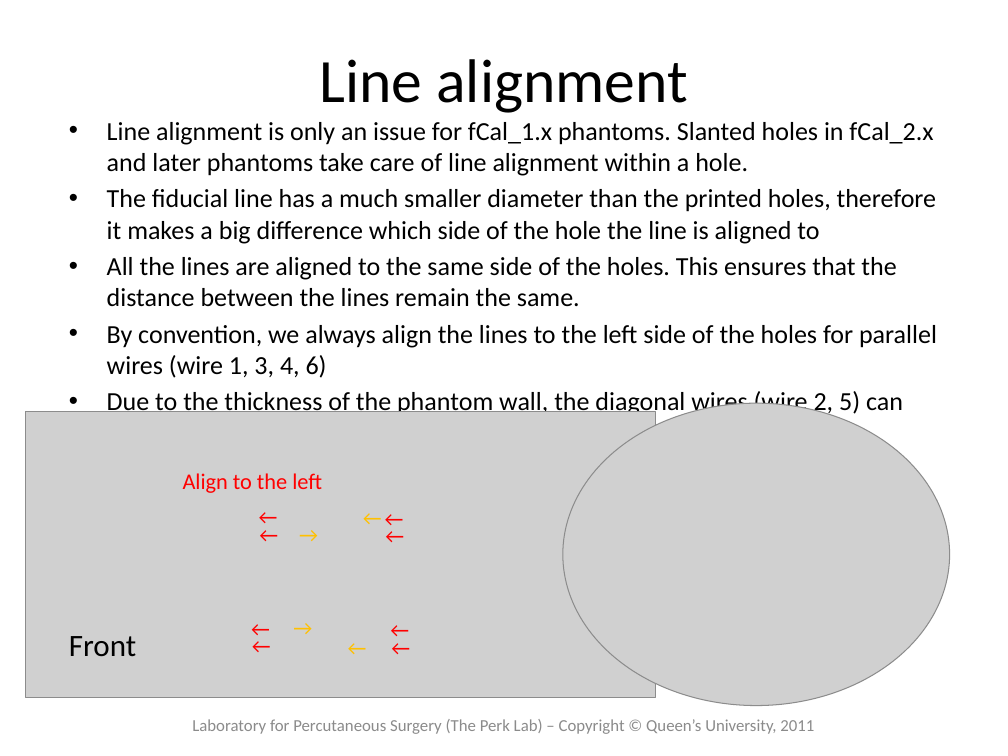
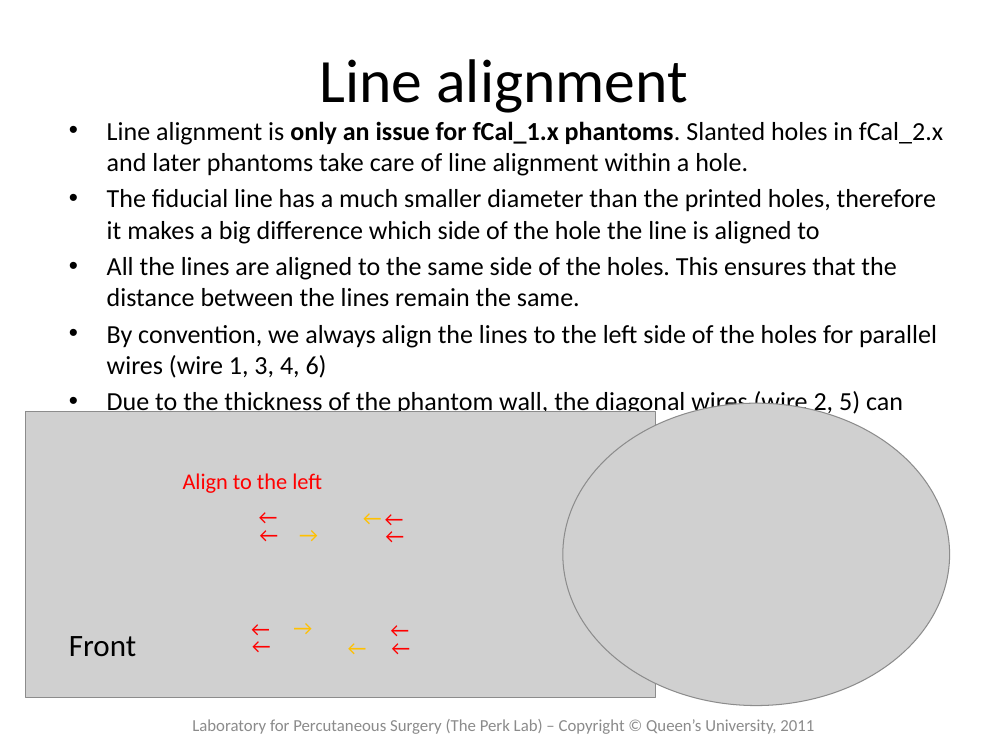
Before and after one commit to thewtex/Plus, a slide deck: slide 8 of doc/tutorials/PlusTutorialBuildingfCalPhantom.pptx (slide 6 before the commit). Drawn at 1008x756 pixels with LibreOffice and Linux fonts; fonts in the diff are those of the drawing; grey boxes stand for pictures. Boxes give left, top, right and bottom in pixels: in the first picture for what was removed or moved away, otherwise in the second. Text is boxed around its words. In the diff, an @@ line names an element or a change of style, - is before the commit and + after.

Commit message:
re #712: Updated fCal phantom building tutorial (new links, move obsolete fCal 1.x info to the appendix)

```diff
--- a/doc/tutorials/PlusTutorialBuildingfCalPhantom.pptx
+++ b/doc/tutorials/PlusTutorialBuildingfCalPhantom.pptx
@@ text at (x1=107, y1=121, x2=943, y2=176): bold on in "only an issue for fCal_1.x phantoms." @@
```
Also in this commit, not shown: 4 other slides changed, 2 slides added, 2 other files.
